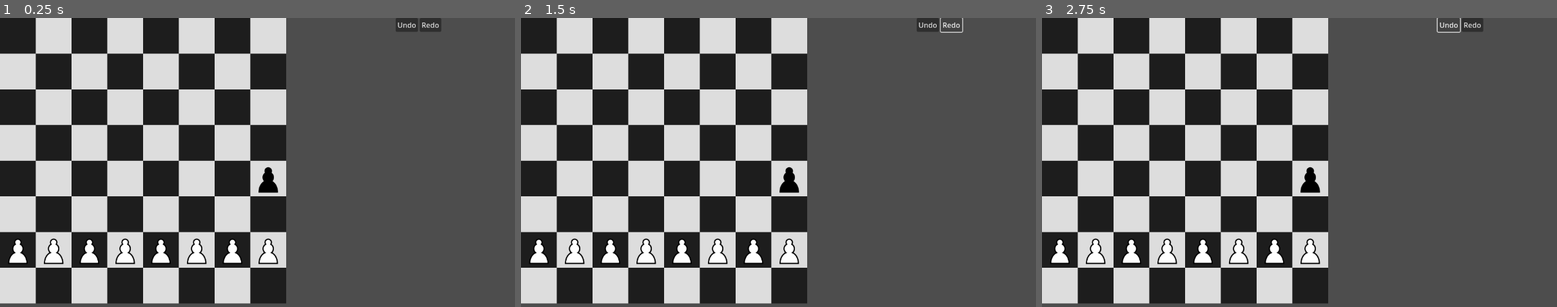
Above: before the commit, frames 1-3 (left to right).
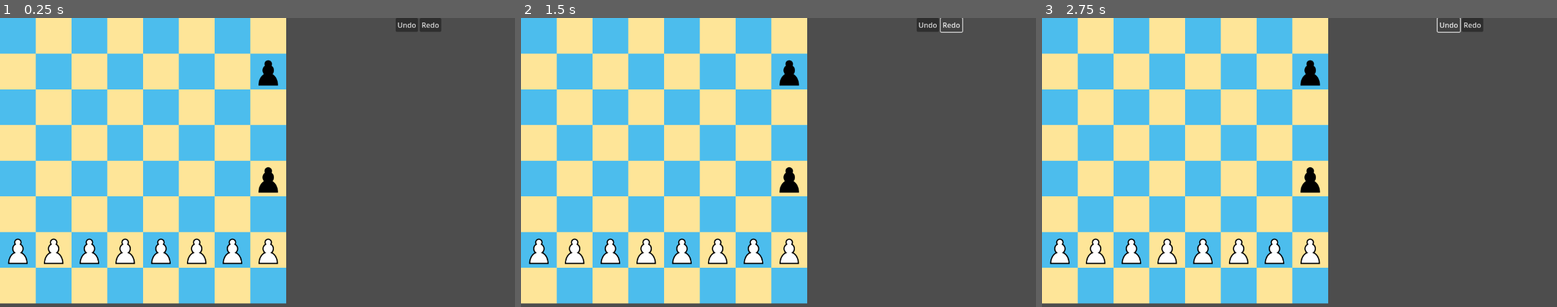
Above: after the commit, the same moments.

Repository: Hekkow/Chess
Game: Godot game, scene res://board.tscn
The game is run twice, just before and just after one commit, with the same random seed, the same clock (stepped at 60 frames per second) and the same inputs.
Inputs:
- Up to frame 1 (0.25 s): no input
- Up to frame 2 (1.5 s): click "Undo" at 0.5 s; click "Redo" at 1.25 s
- Up to frame 3 (2.75 s): click "Undo" at 2 s

The runs differ from the first frame. In frame 1, 53% of the frame differs, in the area x 0-56%, y 0-99%; in frame 2, 53%; in frame 3, 53%.

Commit message:
fixed highlighting glitches

Diff:
--- a/Board.gd
+++ b/Board.gd
@@ -9,6 +9,7 @@
 var possible_moves
 var previous_moves = []
 var next_moves = []
+var currently_highlighted = []
 var starting_pieces = {
 	Vector2i(0, 1): [Pawn, "w"],
 	Vector2i(1, 1): [Pawn, "w"],
@@ -18,6 +19,7 @@
 	Vector2i(5, 1): [Pawn, "w"],
 	Vector2i(6, 1): [Pawn, "w"],
 	Vector2i(7, 1): [Pawn, "w"],
+	Vector2i(7, 6): [Pawn, "b"],
 	Vector2i(7, 3): [Pawn, "b"],
 }
 
@@ -44,52 +46,57 @@
 func on_piece_clicked(square: Square):
 	if viewing_moves:
 		if square in possible_moves:
-			highlight_squares(currently_selected.getMoves(board), currently_selected, false)
 			var move = Move.new(currently_selected, square)
+			reset()
 			previous_moves.append(move)
 			move.activate()
 			next_moves = []
-			possible_moves = []
-			viewing_moves = false
-			currently_selected = null
-			swap_turn()
+
 		elif not square.piece or currently_selected == square:
-			highlight_squares(square.getMoves(board), square, false)
+			unhighlight_squares()
 			viewing_moves = false
 		elif square.getPieceColor() == currently_selected.getPieceColor():
-			highlight_squares(currently_selected.getMoves(board), currently_selected, false)
-			highlight_squares(square.getMoves(board), square, true)
-
+			unhighlight_squares()
+			highlight_squares(square)
+			currently_selected = square
 	else:
 		if square.piece and square.getPieceColor() == turn:
-			highlight_squares(square.getMoves(board), square, true)
+			highlight_squares(square)
 			viewing_moves = true
-	currently_selected = square
+			currently_selected = square
 
 func swap_turn():
 	turn = ['w', 'b'].filter(func (t): return t != turn)[0]
 
-func highlight_squares(squares, current, on):
-	squares = squares.map(func (s): return board[s])
-	if on:
-		possible_moves = squares
-		current.highlight()
-		for square in squares:
-			square.highlight()
-	else:
-		current.unhighlight()
-		for square in squares:
-			square.unhighlight()
+func highlight_squares(square):
+	currently_highlighted = square.getMoves(board).map(func (s): return board[s])
+	possible_moves = currently_highlighted
+	currently_highlighted.append(square)
+	for s in currently_highlighted:
+		s.highlight()
+func unhighlight_squares():
+	for square in currently_highlighted:
+		square.unhighlight()
+func undo():
 
-func undo():
 	var previous_move = previous_moves.pop_back()
 	if not previous_move:
 		return
 	previous_move.undo()
 	next_moves.append(previous_move)
+	reset()
+
 func redo():
 	var next_move = next_moves.pop_back()
 	if not next_move:
 		return
 	next_move.activate()
 	previous_moves.append(next_move)
+	reset()
+
+func reset():
+	unhighlight_squares()
+	possible_moves = []
+	viewing_moves = false
+	currently_selected = null
+	swap_turn()
--- a/Move.gd
+++ b/Move.gd
@@ -13,7 +13,7 @@
 func activate() -> void:
 	original_from_piece = from_square.piece
 	original_to_piece = to_square.piece
-	if original_from_piece is Pawn:
+	if original_from_piece is Pawn and not original_from_piece.movedOnce:
 		original_from_piece.movedOnce = true
 		set_pawn_moved_once = true
 	to_square.setPiece(original_from_piece)
--- a/Square.gd
+++ b/Square.gd
@@ -1,7 +1,7 @@
 extends Node2D
 class_name Square
 
-var highlighted_color = Color(0.8901960849762, 0.45882353186607, 0.59607845544815, 0.77647060155869)
+var highlighted_color = Color(0.29676380753517, 0.60680210590363, 0.43968760967255, 0.77647060155869)
 var pos: Vector2i
 @onready var background := $Background
 @onready var backgroundHighlight := $Highlight
@@ -12,9 +12,9 @@
 func _ready():
 	position = Vector2(pos.x*background.size.x, (7-pos.y)*background.size.y)
 	if (8*pos.y+pos.x+pos.y%2+1) % 2 == 0: # no idea what this means but it works from the last time i tried this
-		background.color = Color(0.11489679664373, 0.1148968115449, 0.11489679664373)
+		background.color = Color(0.29857668280602, 0.74303960800171, 0.93028396368027)
 	else:
-		background.color = Color(0.86467510461807, 0.86467516422272, 0.86467510461807)
+		background.color = Color(0.99607843160629, 0.89803922176361, 0.59607845544815)
 	background.gui_input.connect(on_click)
 
 func on_click(event: InputEvent):
@@ -48,3 +48,6 @@
 	backgroundHighlight.color = highlighted_color
 func unhighlight():
 	backgroundHighlight.color = Color.TRANSPARENT
+
+func p():
+	print(pos)
--- a/square.tscn
+++ b/square.tscn
@@ -10,12 +10,12 @@
 offset_bottom = 80.0
 color = Color(0, 0, 0, 1)
 
-[node name="Sprite2D" type="Sprite2D" parent="."]
-position = Vector2(40, 40)
-scale = Vector2(0.625, 0.625)
-
 [node name="Highlight" type="ColorRect" parent="."]
 offset_right = 80.0
 offset_bottom = 80.0
 mouse_filter = 2
 color = Color(1, 1, 1, 0)
+
+[node name="Sprite2D" type="Sprite2D" parent="."]
+position = Vector2(40, 40)
+scale = Vector2(0.625, 0.625)
